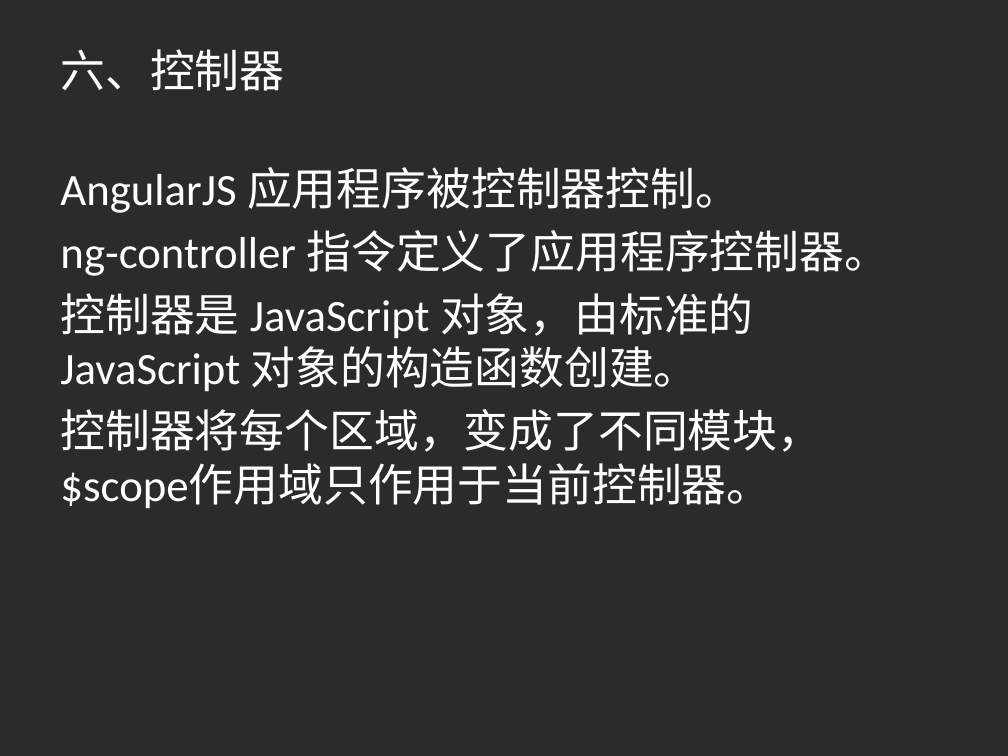
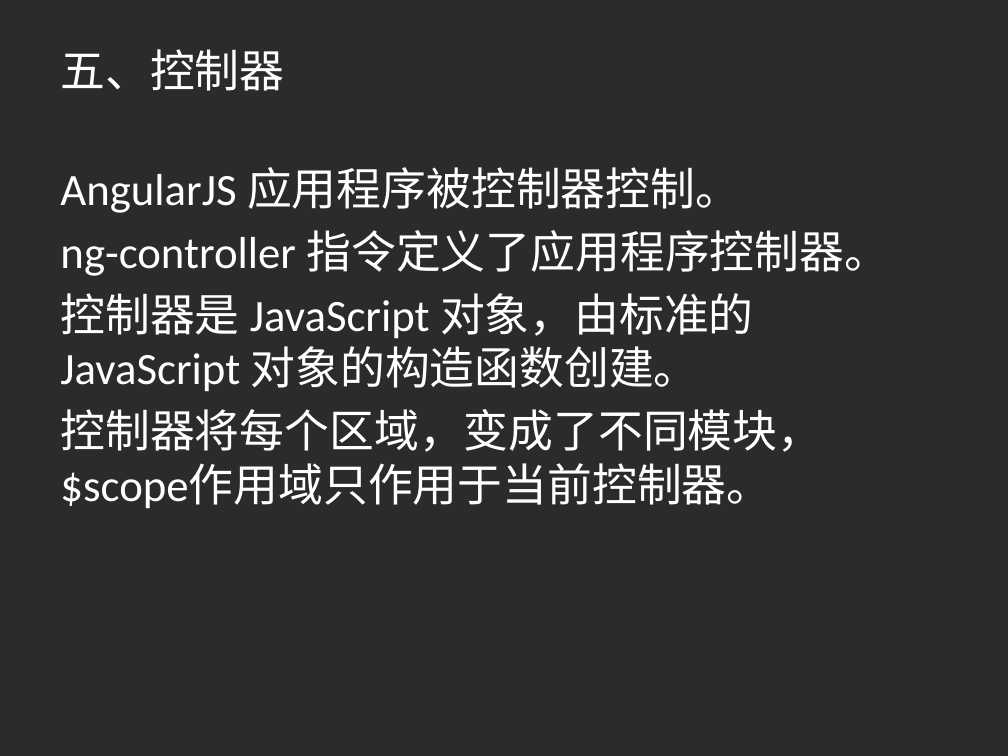
Before and after one commit to zhengqi900/angular, a slide deck: slide 8 of AngularJS.pptx (slide 9 before the commit). Drawn at 1008x756 pixels with LibreOffice and Linux fonts; fonts in the diff are those of the drawing; background and template pictures are left out; a plain dark background stands for a picture behind light text. Boxes give left, top, right and bottom in pixels: in the first picture for what was removed or moved away, otherwise in the second. Text is boxed around its words. In the diff, an @@ line names an element or a change of style, - is before the commit and + after.

```diff
--- a/AngularJS.pptx
+++ b/AngularJS.pptx
@@ title at [60, 49, 284, 91]: text changed @@
-六、控制器
+五、控制器
```
Also in this commit, not shown: 2 other slides changed.
